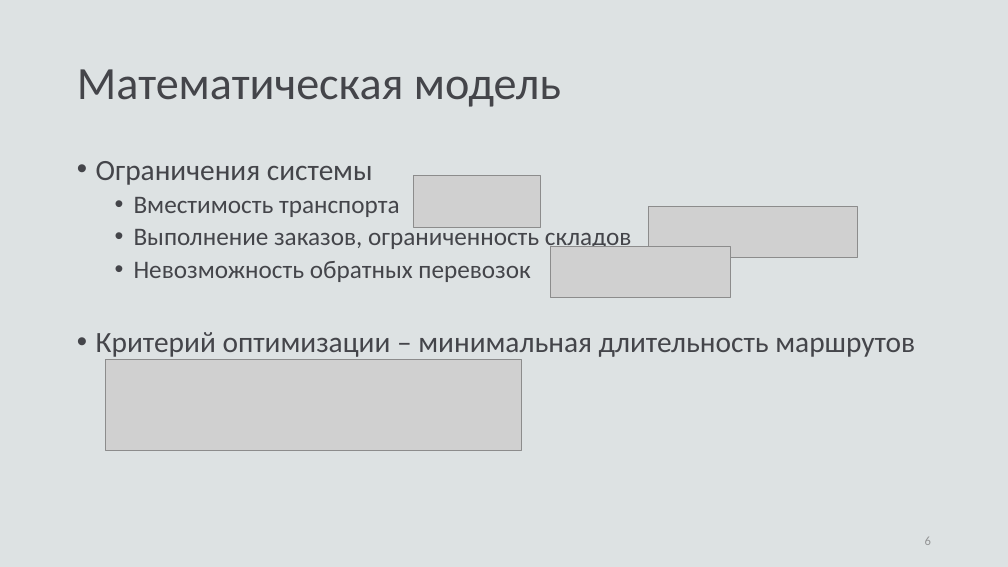
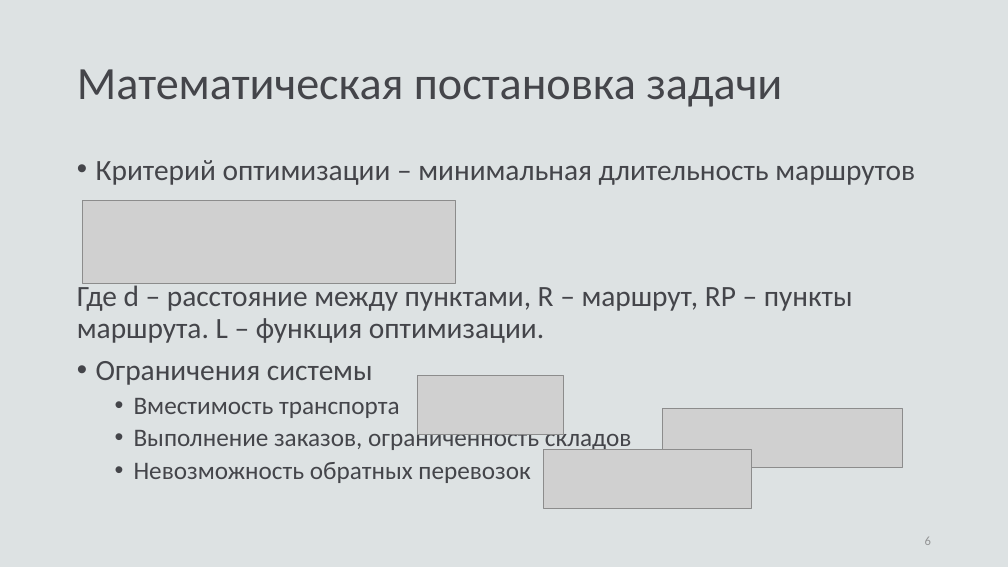
Before and after one commit to fairay/BachelorDiploma, a slide deck: slide 6 of presentation.pptx. Drawn at 1008x567 pixels with LibreOffice and Linux fonts; fonts in the diff are those of the drawing; grey boxes stand for pictures. Boxes give left, top, right and bottom in pixels: in the first picture for what was removed or moved away, otherwise in the second. Text is boxed around its words. In the diff, an @@ line names an element or a change of style, - is before the commit and + after.

```diff
--- a/presentation.pptx
+++ b/presentation.pptx
@@ title at <box>77,69,782,107</box>: text changed @@
-Математическая модель
+Математическая постановка задачи
@@ text at <box>77,160,915,343</box>: paragraphs added @@
+• Критерий оптимизации – минимальная длительность маршрутов
+Где d – расстояние между пунктами, R – маршрут, RP – пункты маршрута. L – функция оптимизации.
@@ picture added at <box>82,200,455,284</box> @@
@@ text at <box>96,332,915,357</box>: paragraph removed @@
-• Критерий оптимизации – минимальная длительность маршрутов
@@ picture removed at <box>106,359,522,450</box> @@
@@ picture: place and size @@
-picture at <box>414,176,541,228</box>
+picture at <box>418,376,564,434</box>
@@ picture: place and size @@
-picture at <box>648,206,857,258</box>
+picture at <box>663,409,903,467</box>
@@ picture: place and size @@
-picture at <box>551,247,730,298</box>
+picture at <box>544,449,751,508</box>
```
Also in this commit, not shown: 3 other slides changed, 1 slide added, 4 slides removed, 6 other files.
